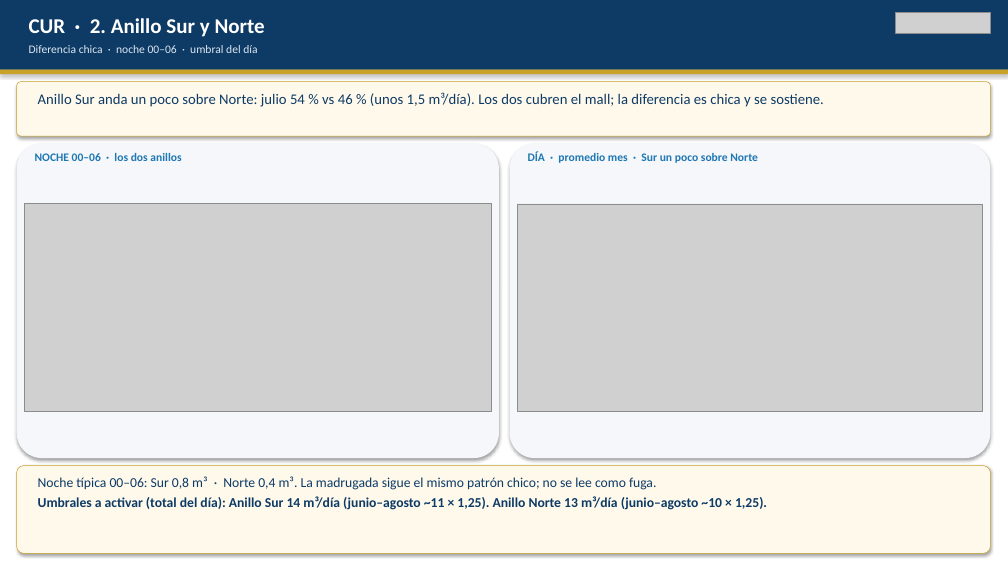
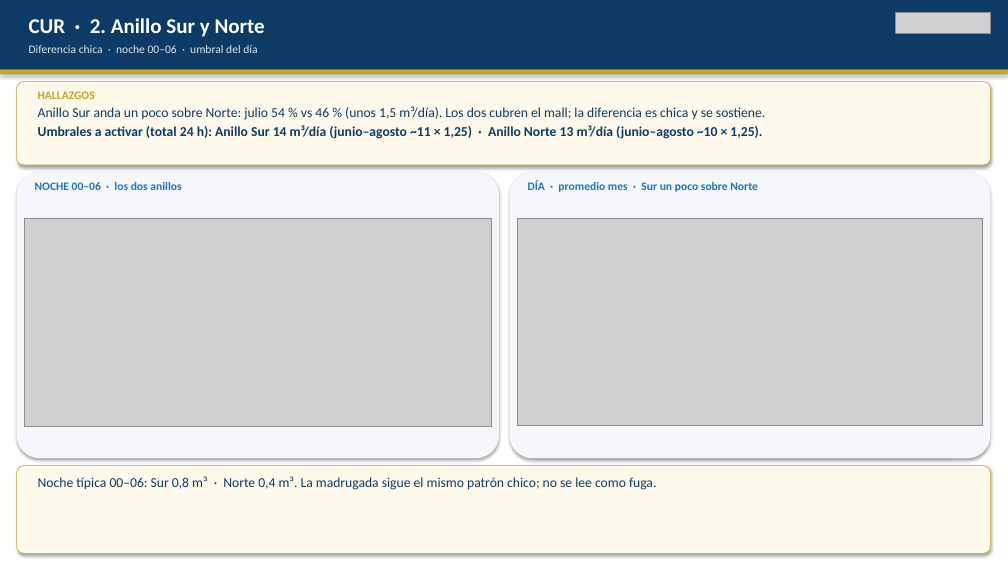
Before and after one commit to anibaloperacionesWes/wes-scripts, a slide deck: slide 13 of reports/Parque_Arauco/TMP_7MALLS/entrega_diego_anibal/Recorrido_ejecutivo_PA_MAE_20260817.pptx. Drawn at 1008x567 pixels with LibreOffice and Linux fonts; fonts in the diff are those of the drawing; grey boxes stand for pictures. Boxes give left, top, right and bottom in pixels: in the first picture for what was removed or moved away, otherwise in the second. Text is boxed around its words. In the diff, an @@ line names an element or a change of style, - is before the commit and + after.

```diff
--- a/reports/Parque_Arauco/TMP_7MALLS/entrega_diego_anibal/Recorrido_ejecutivo_PA_MAE_20260817.pptx
+++ b/reports/Parque_Arauco/TMP_7MALLS/entrega_diego_anibal/Recorrido_ejecutivo_PA_MAE_20260817.pptx
@@ rounded rectangle: place and size @@
-rounded rectangle at bbox=[17, 82, 991, 136]
+rounded rectangle at bbox=[17, 82, 991, 165]
@@ text "Anillo Sur anda un poco ...": place and size @@
-text "Anillo Sur anda un poco ..." at bbox=[38, 92, 824, 107]
+text "Anillo Sur anda un poco ..." at bbox=[38, 106, 765, 139]
@@ text at bbox=[38, 106, 765, 120]: size 14 to 13 pt in "Anillo Sur anda un poco sobre Norte: ..." @@
@@ text added at bbox=[38, 91, 95, 99], 11 pt, text #C9A227, bold @@
+HALLAZGOS
@@ text at bbox=[38, 125, 762, 139]: paragraph added @@
+Umbrales a activar (total 24 h): Anillo Sur 14 m³/día (junio–agosto ~11 × 1,25) · Anillo Norte 13 m³/día (junio–agosto ~10 × 1,25).
@@ rounded rectangle: place and size @@
-rounded rectangle at bbox=[17, 144, 499, 458]
+rounded rectangle at bbox=[17, 172, 499, 458]
@@ text "NOCHE 00–06 · los dos ...": place and size @@
-text "NOCHE 00–06 · los dos ..." at bbox=[35, 153, 181, 161]
+text "NOCHE 00–06 · los dos ..." at bbox=[35, 182, 181, 190]
@@ rounded rectangle: place and size @@
-rounded rectangle at bbox=[510, 144, 991, 458]
+rounded rectangle at bbox=[510, 172, 991, 458]
@@ text "DÍA · promedio mes · ...": place and size @@
-text "DÍA · promedio mes · ..." at bbox=[528, 152, 758, 163]
+text "DÍA · promedio mes · ..." at bbox=[528, 181, 758, 192]
@@ picture: place and size @@
-picture at bbox=[24, 203, 492, 411]
+picture at bbox=[24, 218, 492, 426]
@@ picture: place and size @@
-picture at bbox=[517, 204, 983, 412]
+picture at bbox=[517, 219, 983, 426]
@@ text at bbox=[38, 496, 767, 510]: paragraph removed @@
-Umbrales a activar (total del día): Anillo Sur 14 m³/día (junio–agosto ~11 × 1,25). Anillo Norte 13 m³/día (junio–agosto ~10 × 1,25).
```
Also in this commit, not shown: 7 other slides changed, 1 other file.
